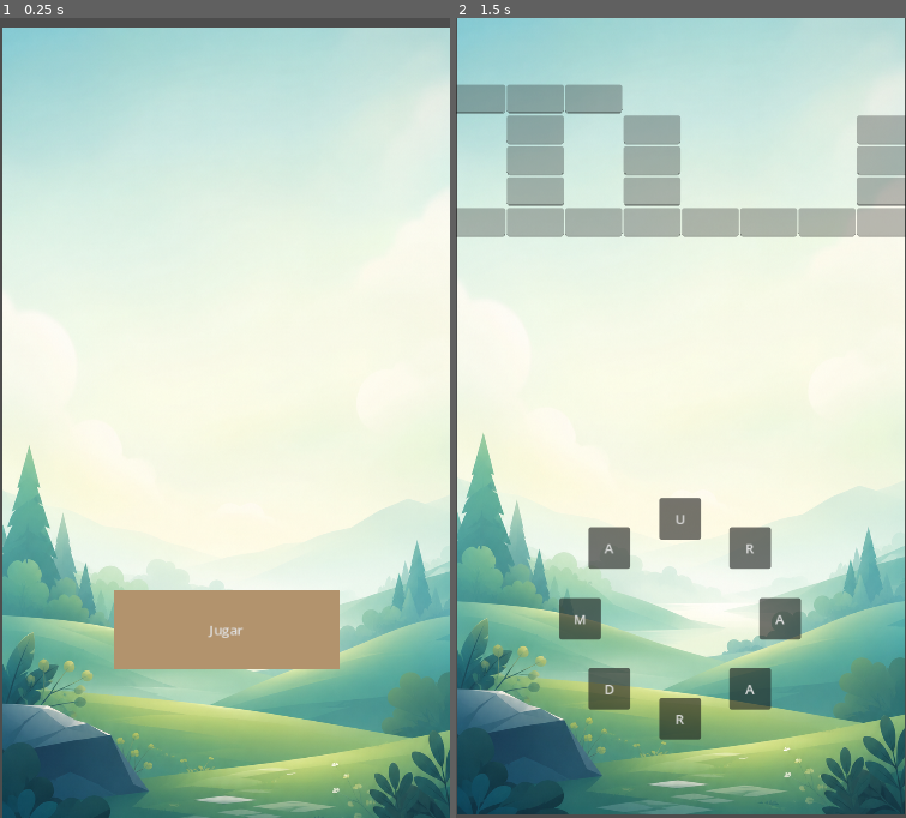
Above: before the commit, frames 1-2 (left to right).
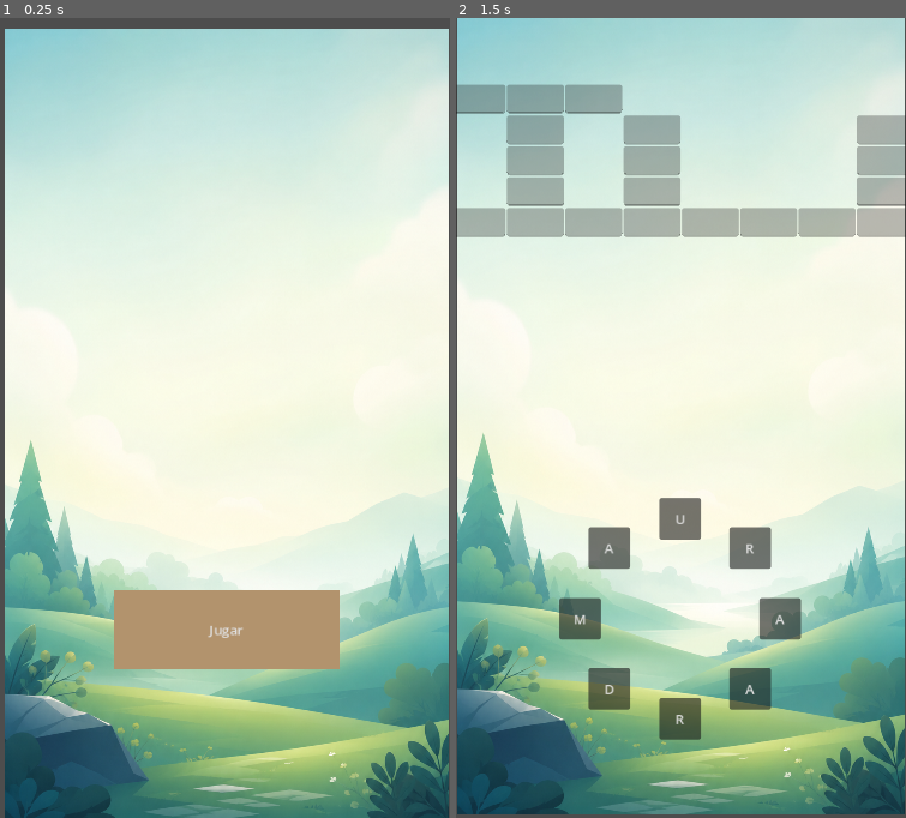
Above: after the commit, the same moments.

Repository: Racsok/crucigrama-godot
Game: Godot game, scene res://ecenas/main.tscn
Two runs of this game, one before a commit and one after it. Both use one fixed random seed, a clock stepped at 60 frames per second and the inputs below.
Inputs (mouse positions are in pixels of both pictures, inside the frame that each line leads up to):
- Up to frame 1 (0.25 s): no input
- Up to frame 2 (1.5 s): click "Jugar" at 0.5 s; tap Enter at 1.25 s; drag from (681, 618) to (726, 242) at 1.27 s

The runs differ from the first frame. In frame 1, 11% of the frame differs, in the area x 0-100%, y 1-100%; in frame 2, nothing differs.

Commit message:
Fix: Corregir adaptacion de tamaño de la pantalla 2.0

Diff:
--- a/ecenas/main.tscn
+++ b/ecenas/main.tscn
@@ -17,19 +17,18 @@
 
 [node name="TextureRect_fondo" type="TextureRect" parent="." unique_id=1059947584]
 layout_mode = 1
-anchors_preset = -1
-anchor_left = -0.23853043
-anchor_top = -0.10353082
-anchor_right = 0.3470411
-anchor_bottom = 0.4727708
-offset_left = 0.21859741
-offset_right = -0.21862793
+anchors_preset = 15
+anchor_right = 1.0
+anchor_bottom = 1.0
+offset_left = -217.0
+offset_top = -176.0
+offset_right = -624.0
+offset_bottom = -890.0
 grow_horizontal = 2
 grow_vertical = 2
 texture = ExtResource("1_x67dw")
 expand_mode = 1
 stretch_mode = 5
-metadata/_edit_use_anchors_ = true
 
 [node name="Button" type="Button" parent="." unique_id=589295280]
 layout_mode = 0
--- a/project.godot
+++ b/project.godot
@@ -19,7 +19,7 @@
 window/size/viewport_width=540
 window/size/viewport_height=960
 window/stretch/mode="canvas_items"
-window/stretch/aspect="expand"
+window/stretch/aspect="keep_width"
 window/handheld/orientation=1
 
 [physics]
